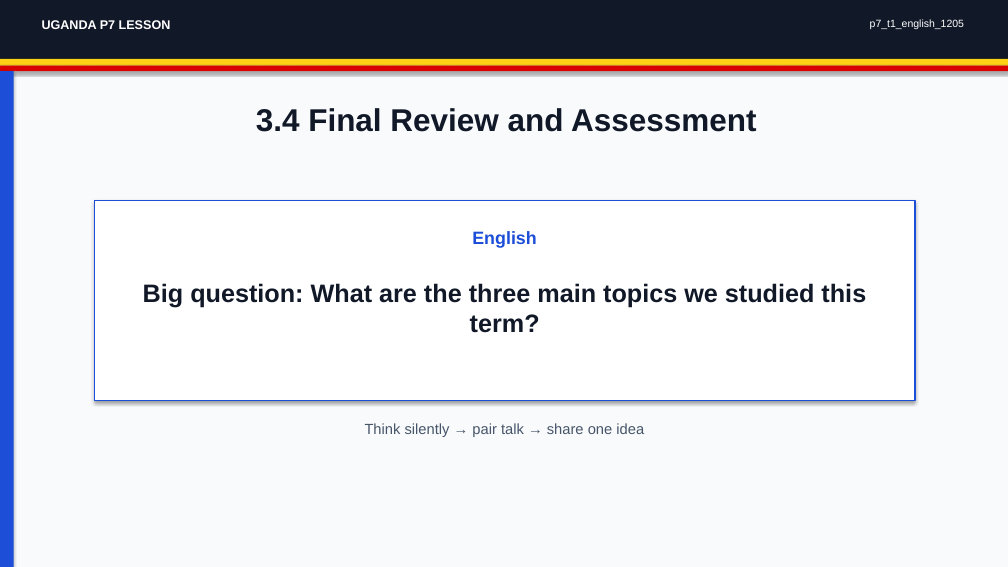
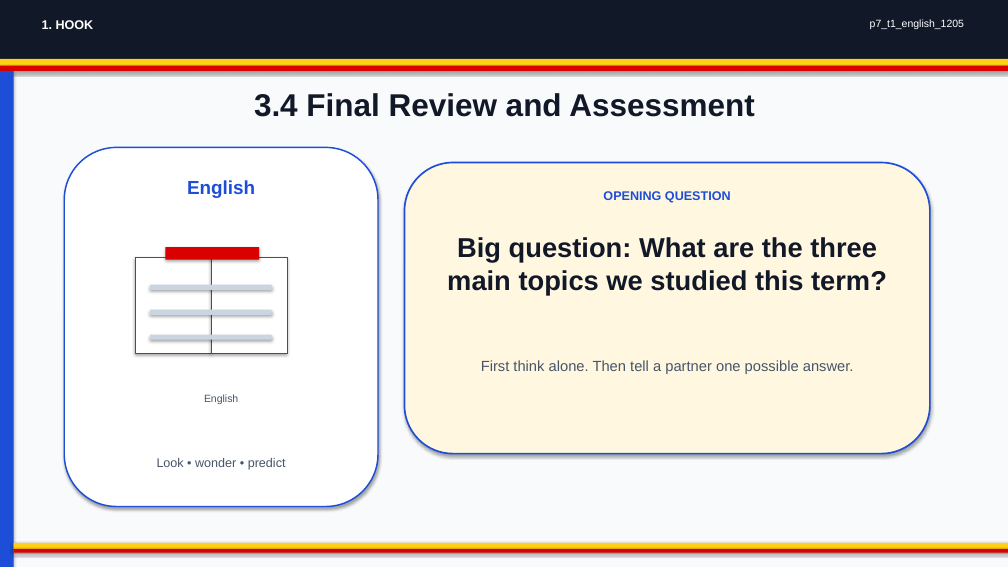
Before and after one commit to yousunjung84-edu/uganda-p7-mvp-20260629, a slide deck: slide 1 of uganda-p7-mvp/p7_t1_english_1205/p7_t1_english_1205.pptx. Drawn at 1008x567 pixels with LibreOffice and Linux fonts; fonts in the diff are those of the drawing. Boxes give left, top, right and bottom in pixels: in the first picture for what was removed or moved away, otherwise in the second. Text is boxed around its words. In the diff, an @@ line names an element or a change of style, - is before the commit and + after.

```diff
--- a/uganda-p7-mvp/p7_t1_english_1205/p7_t1_english_1205.pptx
+++ b/uganda-p7-mvp/p7_t1_english_1205/p7_t1_english_1205.pptx
@@ text at (x1=42, y1=20, x2=94, y2=29): text changed @@
-UGANDA P7 LESSON
+1. HOOK
@@ text "3.4 Final Review and Assessment" moved from (x1=256, y1=108, x2=756, y2=132) to (x1=254, y1=93, x2=754, y2=117) @@
@@ rounded rectangle added at (x1=64, y1=147, x2=378, y2=507), fill #FFFFFF, outline #1D4ED8 1.4 pt, 18 pt, text #1D4ED8, bold @@
+English
@@ rounded rectangle added at (x1=405, y1=163, x2=930, y2=454), fill #FFF7E0, outline #1D4ED8 1.6 pt @@
@@ rectangle removed at (x1=95, y1=200, x2=915, y2=401) @@
@@ text added at (x1=603, y1=191, x2=731, y2=203), 12 pt, text #1D4ED8, bold @@
+OPENING QUESTION
@@ text "Big question: What are the ..." moved from (x1=143, y1=283, x2=866, y2=333) to (x1=447, y1=237, x2=887, y2=295) @@
@@ text "Big question: What are the ..." at (x1=447, y1=237, x2=887, y2=295): size 24 to 26 pt @@
@@ rectangle added at (x1=135, y1=258, x2=211, y2=353), fill #FFFFFF, outline #1D4ED8 0.8 pt @@
@@ rectangle added at (x1=166, y1=247, x2=259, y2=259), fill #D90000 @@
@@ rectangle added at (x1=211, y1=258, x2=287, y2=353), fill #FFFFFF, outline #1D4ED8 0.8 pt @@
@@ rectangle added at (x1=150, y1=285, x2=272, y2=290), fill #CBD5E1 @@
@@ rectangle added at (x1=150, y1=309, x2=272, y2=315), fill #CBD5E1 @@
@@ rectangle added at (x1=150, y1=334, x2=272, y2=340), fill #CBD5E1 @@
@@ text added at (x1=481, y1=360, x2=854, y2=374), 14 pt, text #475569 @@
+First think alone. Then tell a partner one possible answer.
@@ text "English" moved from (x1=472, y1=231, x2=536, y2=248) to (x1=204, y1=394, x2=238, y2=404) @@
@@ text "English" at (x1=204, y1=394, x2=238, y2=404): size 17 to 10 pt, text colour #1D4ED8 to #475569, bold off @@
@@ text removed at (x1=365, y1=423, x2=644, y2=437) @@
-Think silently → pair talk → share one idea
@@ text added at (x1=157, y1=458, x2=286, y2=470), 12 pt, text #475569 @@
+Look • wonder • predict
@@ rectangle added at (x1=14, y1=543, x2=1008, y2=549), fill #FCD116 @@
@@ rectangle added at (x1=14, y1=549, x2=1008, y2=553), fill #D90000 @@
```
Also in this commit, not shown: 7 other slides changed, 34 other files.
